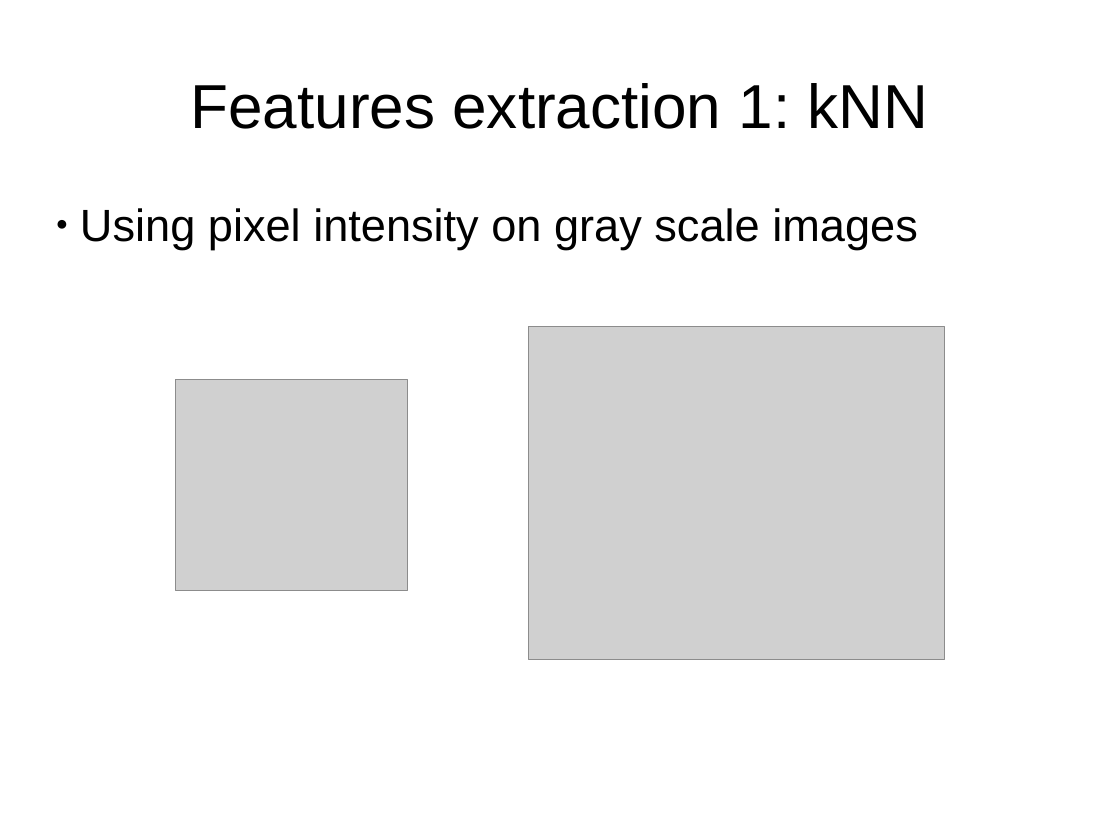
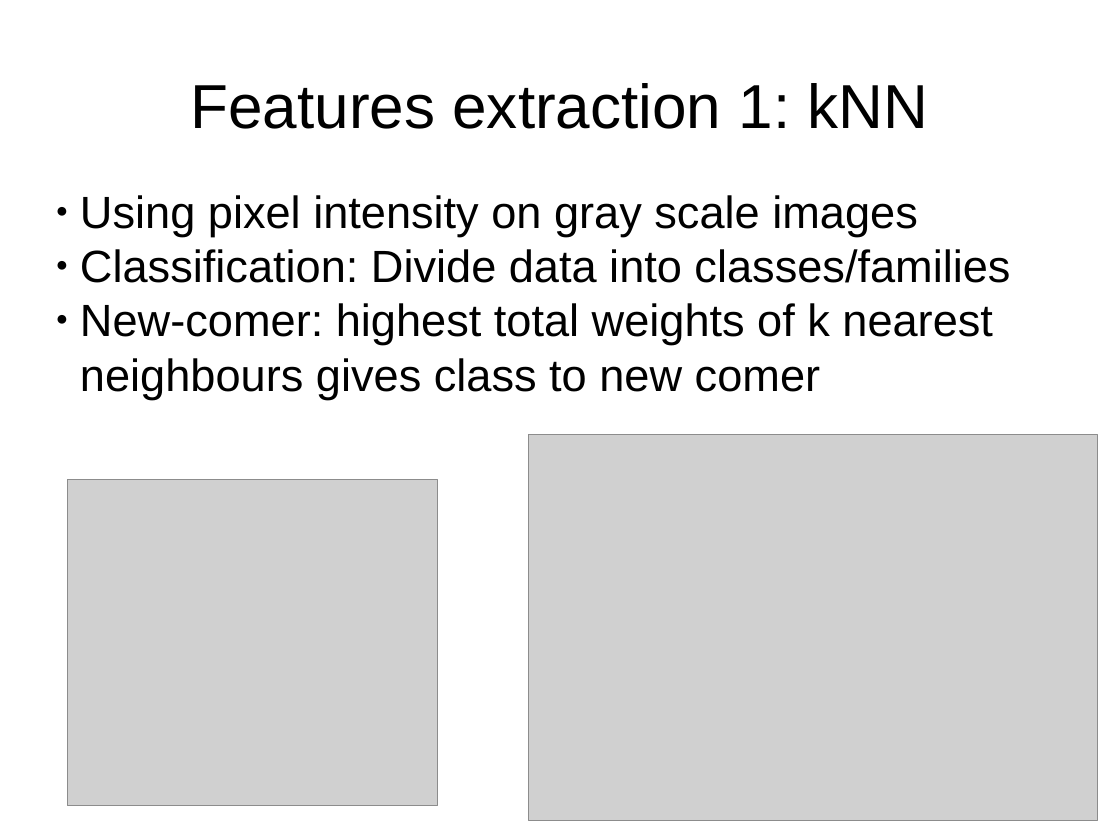
Before and after one commit to gfsamson/Handwriting-OCR, a slide deck: slide 6 of FinalPresentation_v1.pptx. Drawn at 1120x840 pixels with LibreOffice and Linux fonts; fonts in the diff are those of the drawing; grey boxes stand for pictures. Boxes give left, top, right and bottom in pixels: in the first picture for what was removed or moved away, otherwise in the second. Text is boxed around its words. In the diff, an @@ line names an element or a change of style, - is before the commit and + after.

Commit message:
Added more to knn slide

```diff
--- a/FinalPresentation_v1.pptx
+++ b/FinalPresentation_v1.pptx
@@ text "Using pixel intensity on gray ...": place and size @@
-text "Using pixel intensity on gray ..." at [80, 208, 918, 250]
+text "Using pixel intensity on gray ..." at [80, 195, 1010, 399]
@@ text at [80, 249, 1010, 399]: paragraphs added @@
+● Classification: Divide data into classes/families
+● New-comer: highest total weights of k nearest neighbours gives class to new comer
@@ picture: place and size @@
-picture at [530, 327, 945, 660]
+picture at [530, 435, 1098, 821]
@@ picture: place and size @@
-picture at [176, 380, 409, 590]
+picture at [67, 480, 438, 806]
```
Also in this commit, not shown: 1 other file.
